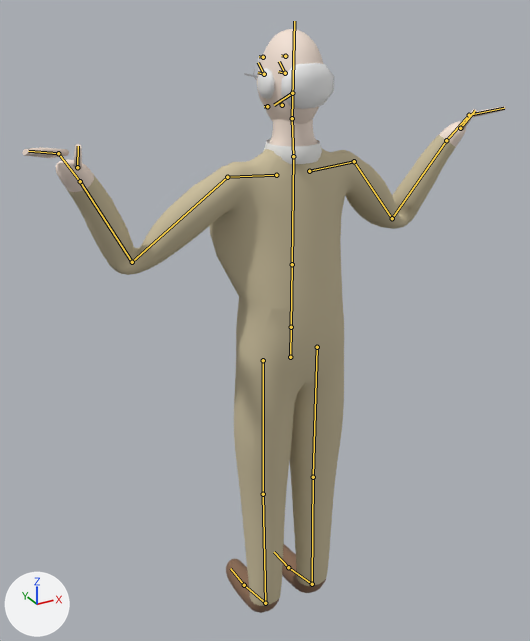
The Blender file source_art/char_gus.blend, before and after one commit.
Both versions are drawn from a 50 mm lens placed at (-0.898, -1.493, 1.756), pointed at (-0.012, 0.12, 0.95). Arrows for +X, +Y and +Z are at lower left; the lights stay in place. The first picture is the older version. Both versions are drawn at frame 0 of the action 'arms_cross'; the numbers are the values there. The bones that bend it are drawn over the model as lines.

Names of what the first picture shows: 'gus_Mesh'.
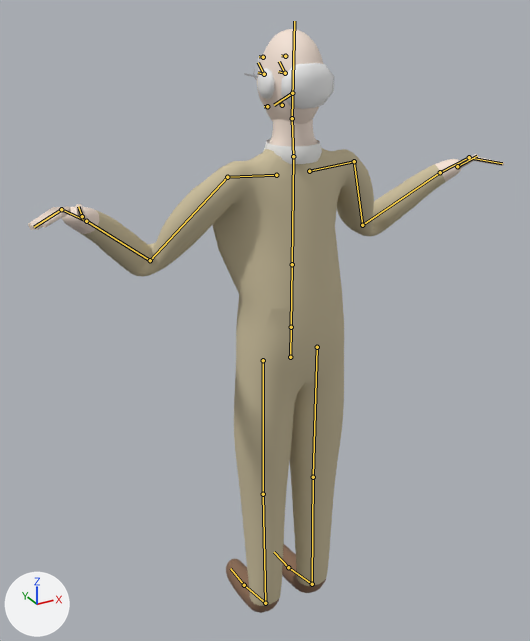
The edits, one by one:
Bone 'UpperArm.R' (bone_upperarm_r) turns from (47, 55, 33) to (60, 57, 64) degrees about its own x, y and z.
Bone 'UpperArm.L' (bone_upperarm_l) turns from (47, -55, -33) to (60, -57, -64) degrees about its own x, y and z.

Changed parts and their boxes (x1, y1, x2, y2) in the pictures (530 x 641 px):
'gus_Mesh', posed: before (22, 29, 506, 613); after (28, 29, 504, 613)
bone 'UpperArm.R', root to tip: before (354, 161) to (392, 218); after (354, 161) to (362, 225)
bone 'UpperArm.L', root to tip: before (227, 177) to (132, 262); after (227, 177) to (150, 260)
